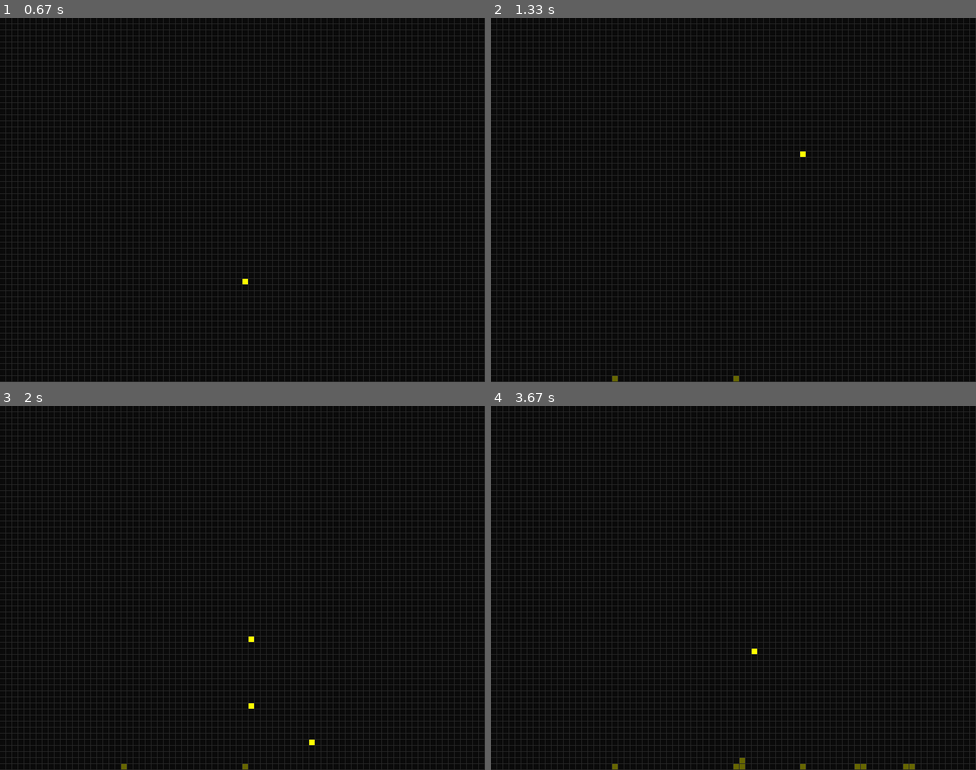
Above: before the commit, frames 1-4 (two rows, left to right).
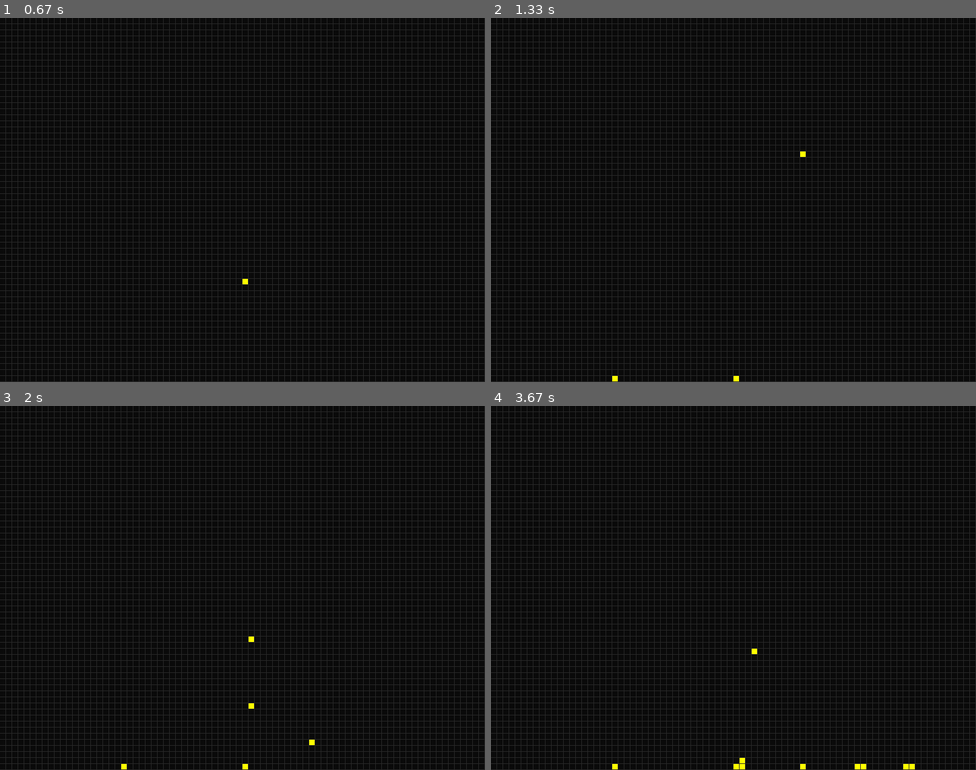
Above: after the commit, the same moments.

Repository: OB97/Pygame_Automata
Game: pygame game, started from sand.py
Same seed, same stepped clock (60 frames per second), same inputs: the game is played once before the commit and once after it.
Inputs (mouse positions are in pixels of both pictures, inside the frame that each line leads up to):
- Up to frame 1 (0.67 s): click (242, 200) at 0.38 s
- Up to frame 2 (1.33 s): click (617, 203) at 0.72 s; click (806, 72) at 1.05 s
- Up to frame 3 (2 s): click (252, 464) at 1.38 s; click (247, 624) at 1.72 s
- Up to frame 4 (3.67 s): click (859, 646) at 2.05 s; click (859, 555) at 2.38 s; click (908, 558) at 2.72 s; click (903, 660) at 3.05 s; click (752, 573) at 3.38 s

Frame 1 is identical in both runs. In frame 2, less than 0.1% of the frame differs, in the area x 25-52%, y 98-100%; in frame 3, less than 0.1%; in frame 4, 0.2%, in the area x 25-88%, y 96-100%.

Commit message:
Updated 'COLOR_ALIVE_NEXT'

Diff:
--- a/sand.py
+++ b/sand.py
@@ -9,7 +9,7 @@
 COLOR_BG = (10, 10, 10)
 COLOR_GRID = (40, 40, 40)
 COLOR_DIE_NEXT = (255, 255, 0)
-COLOR_ALIVE_NEXT = (102, 102, 0)
+COLOR_ALIVE_NEXT = (255, 255, 0)
 
 SCREEN = pygame.display.set_mode((800, 600))
 EMPTY_GRID = np.zeros((60, 80))
